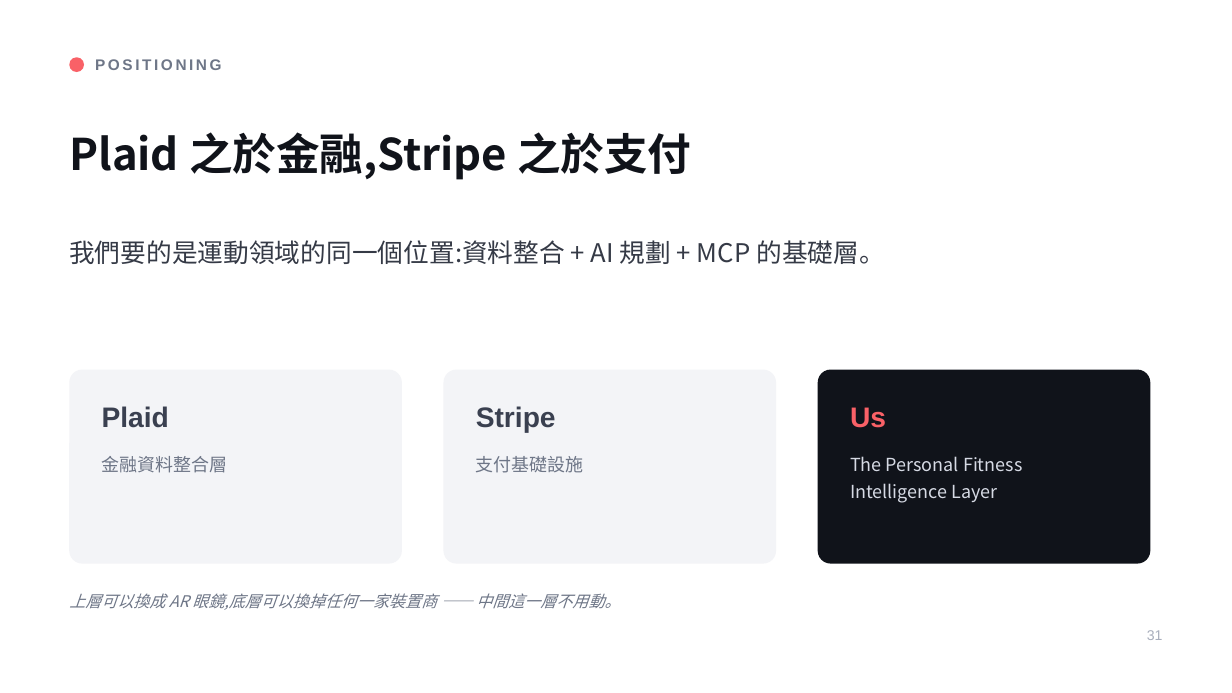
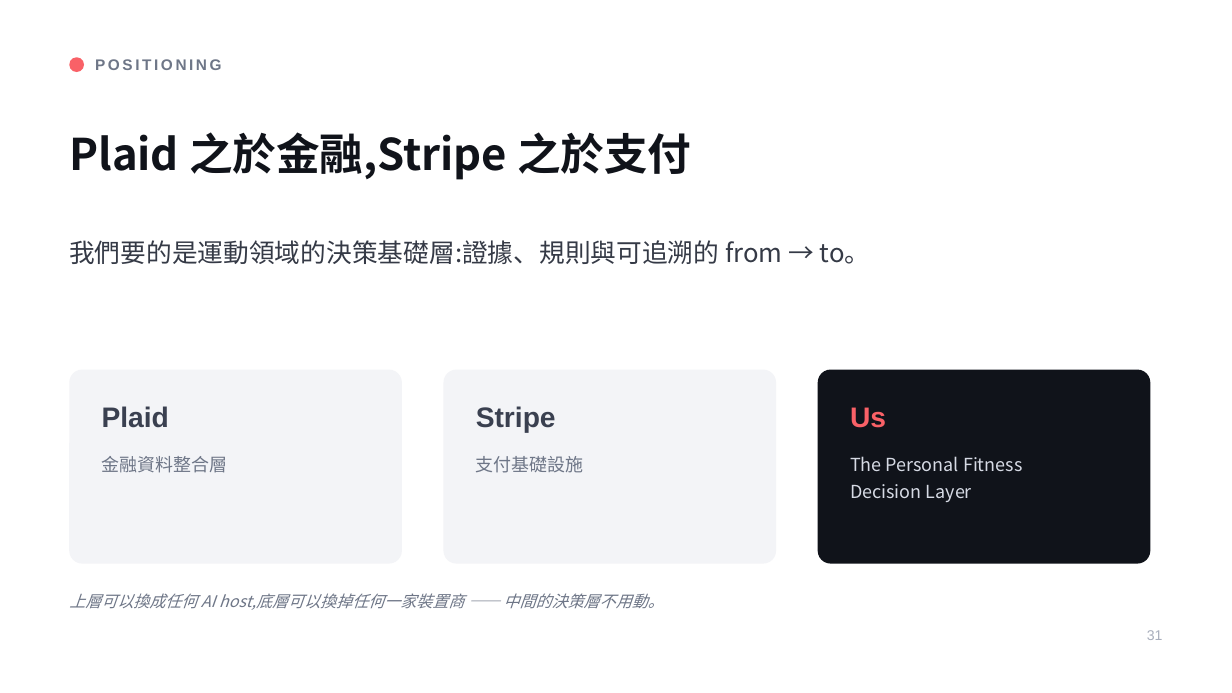
Before and after one commit to henryyeh182/evidra, a slide deck: slide 31 of docs/Fitness-MCP-Product-Vision.pptx. Drawn at 1232x693 pixels with LibreOffice and Linux fonts; fonts in the diff are those of the drawing. Boxes give left, top, right and bottom in pixels: in the first picture for what was removed or moved away, otherwise in the second. Text is boxed around its words. In the diff, an @@ line names an element or a change of style, - is before the commit and + after.

```diff
--- a/docs/Fitness-MCP-Product-Vision.pptx
+++ b/docs/Fitness-MCP-Product-Vision.pptx
@@ text at box(69, 240, 871, 264): text changed @@
-我們要的是運動領域的同一個位置:資料整合 + AI 規劃 + MCP 的基礎層。
+我們要的是運動領域的決策基礎層:證據、規則與可追溯的 from → to。
@@ text at box(850, 484, 972, 502): text changed @@
-Intelligence Layer
+Decision Layer
@@ text at box(69, 593, 664, 610): text changed @@
-上層可以換成 AR 眼鏡,底層可以換掉任何一家裝置商 —— 中間這一層不用動。
+上層可以換成任何 AI host,底層可以換掉任何一家裝置商 —— 中間的決策層不用動。
```
Also in this commit, not shown: 4 other slides changed, 1 other file.
